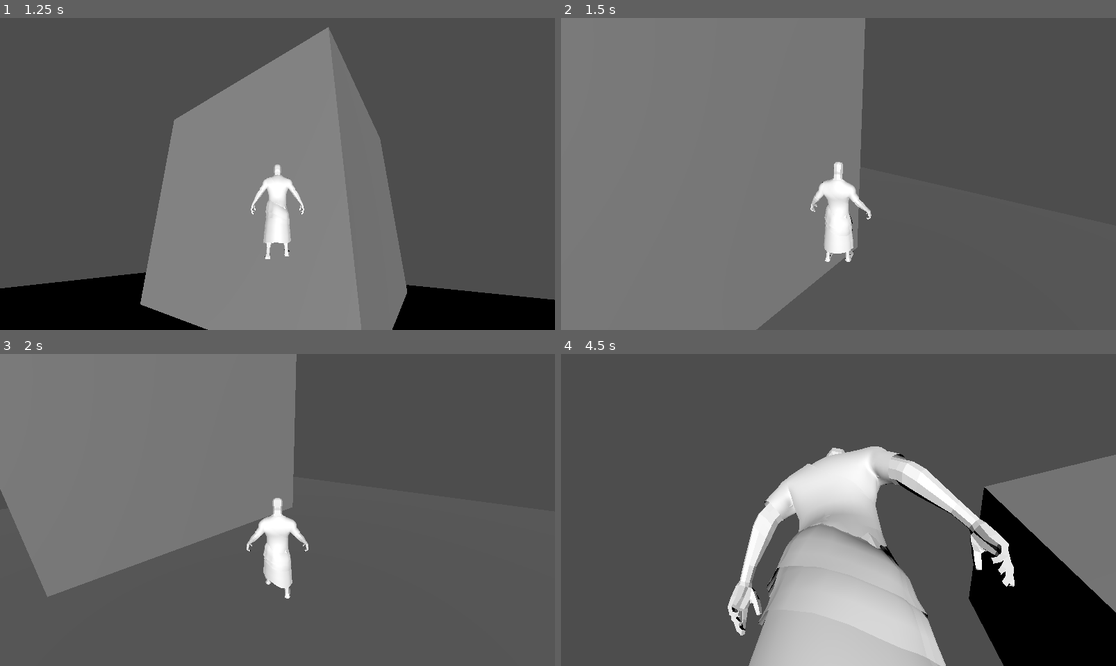
Above: before the commit, frames 1-4 (two rows, left to right).
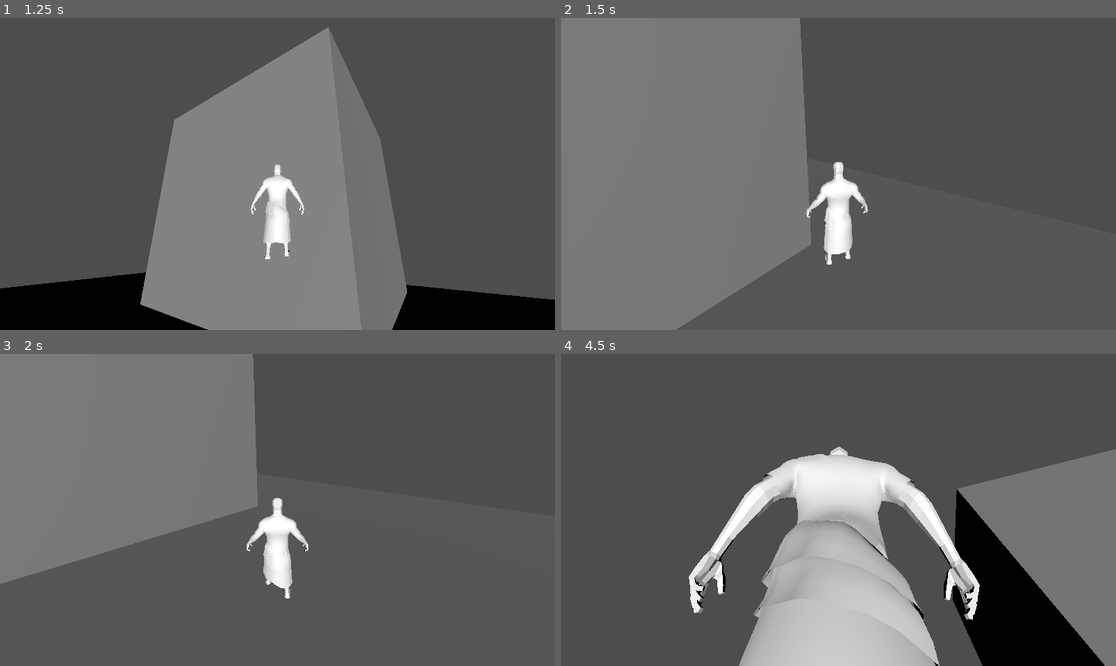
Above: after the commit, the same moments.

Repository: dondenik/DTM
Game: Godot game, scene res://main.tscn
Same seed, same stepped clock (60 frames per second), same inputs: the game is played once before the commit and once after it.
Inputs (mouse positions are in pixels of both pictures, inside the frame that each line leads up to):
- Up to frame 1 (1.25 s): tap Enter at 0.5 s; move the mouse to (399, 158) at 0.52 s; hold D (move_right) from 0.53 s (still down); tap Space (jump) at 0.77 s
- Up to frame 2 (1.5 s): move the mouse to (727, 189) at 1.27 s; release D (move_right) at 1.28 s; hold S (move_back) from 1.28 s (still down)
- Up to frame 3 (2 s): keep holding S (move_back); tap Space (jump) at 1.52 s
- Up to frame 4 (4.5 s): move the mouse to (894, 441) at 2.02 s; release S (move_back) at 2.03 s; hold D (move_right) 2.03-2.78 s; tap Space (jump) at 2.75, 3.02, 3.77 s; move the mouse to (810, 572) at 2.77 s; hold W (move_forward) 2.78-3.53 s; move the mouse to (1005, 556) at 3.52 s; hold A (move_left) from 3.53 s (still down); move the mouse to (672, 463) at 4.27 s

Frame 1 is identical in both runs. In frame 2, 9.5% of the frame differs, in the area x 20-56%, y 0-100%; in frame 3, 7.1%; in frame 4, 16%, in the area x 23-100%, y 29-100%.

Commit message:
Made player rotation use shortest path

Diff:
--- a/PlayerCamera.gd
+++ b/PlayerCamera.gd
@@ -24,9 +24,12 @@
 func _process(delta):
 	if rotation.y >= 2*PI:
 		rotation.y -= 2*PI
+	elif rotation.y <=  -1*PI:
+		rotation.y += 2*PI
 	if rotation.y <= -2*PI:
 		rotation.y -= -2*PI
-
+	elif rotation.y >=  PI:
+		rotation.y -= 2*PI
 func _on_area_3d_body_shape_entered(body_rid, body, body_shape_index, local_shape_index):
 	num_clips += 1
 	if num_clips == 1:
Not shown: 1 places in main.tscn that only renumber resources
